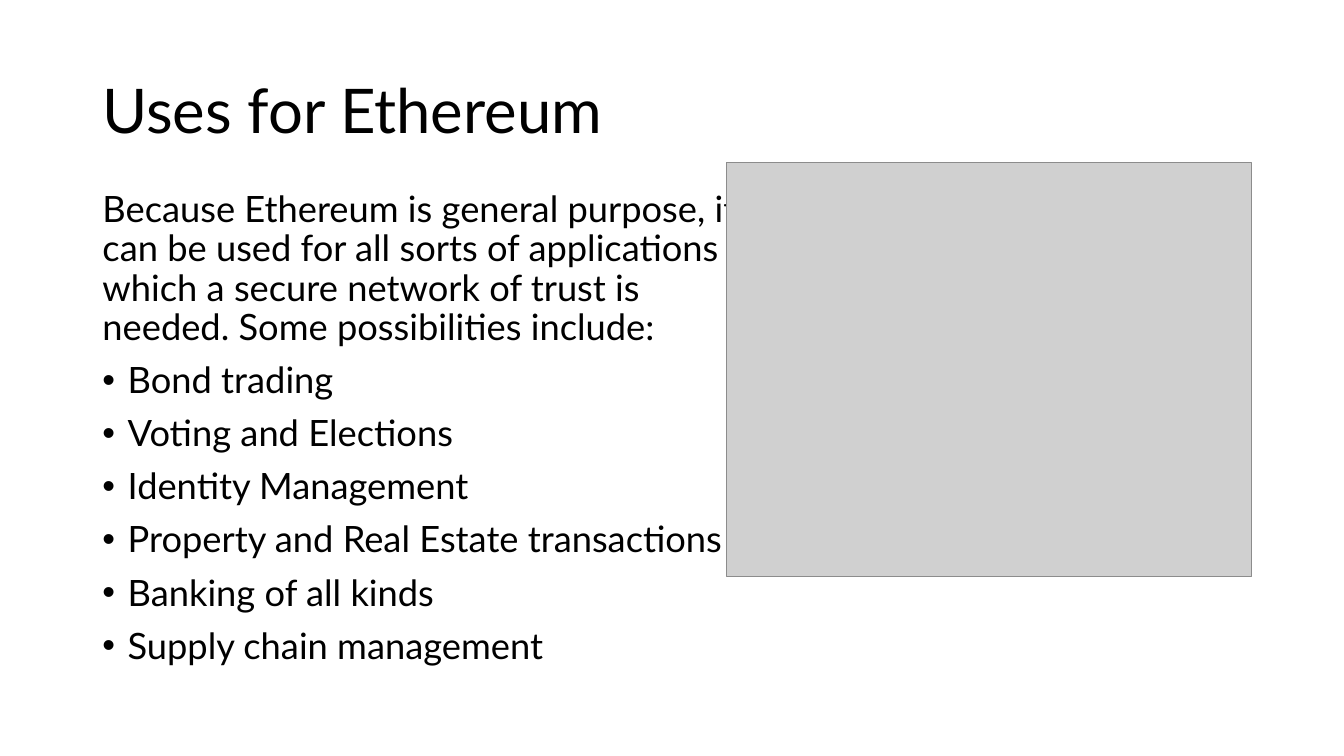
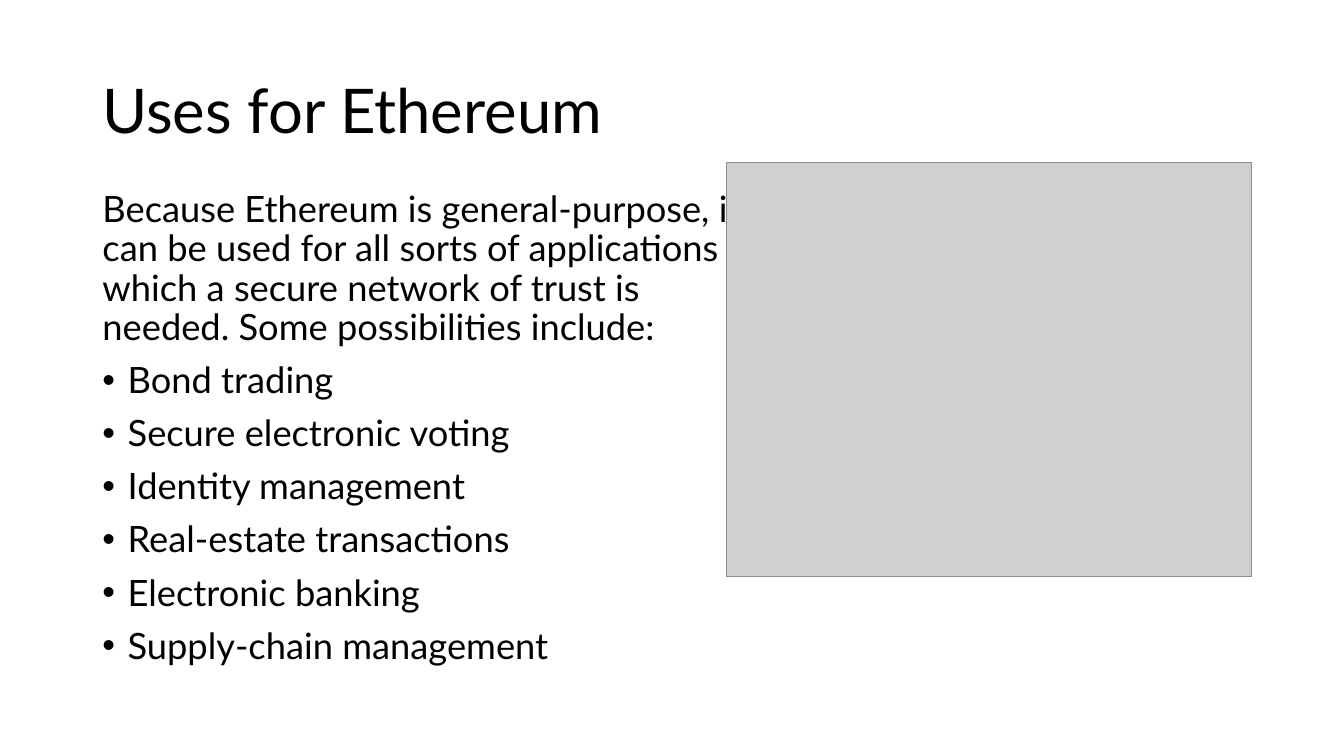
Before and after one commit to microsoft/AcademicContent, a slide deck: slide 7 of Workshop/19. Blockchain on Azure/Blockchain on Azure.pptx. Drawn at 1344x756 pixels with LibreOffice and Linux fonts; fonts in the diff are those of the drawing; grey boxes stand for pictures. Boxes give left, top, right and bottom in pixels: in the first picture for what was removed or moved away, otherwise in the second. Text is boxed around its words. In the diff, an @@ line names an element or a change of style, - is before the commit and + after.

```diff
--- a/Workshop/19. Blockchain on Azure/Blockchain on Azure.pptx
+++ b/Workshop/19. Blockchain on Azure/Blockchain on Azure.pptx
@@ text at (102,191,741,347): text changed @@
-Because Ethereum is general purpose, it can be used for all sorts of applications in which a secure network of trust is needed. Some possibilities include:
+Because Ethereum is general-purpose, it can be used for all sorts of applications in which a secure network of trust is needed. Some possibilities include:
@@ text at (128,419,548,666): text changed @@
-• Voting and Elections
-• Identity Management
-• Property and Real Estate transactions
-• Banking of all kinds
-• Supply chain management
+• Secure electronic voting
+• Identity management
+• Real-estate transactions
+• Electronic banking
+• Supply-chain management
```
Also in this commit, not shown: 12 other slides changed.
